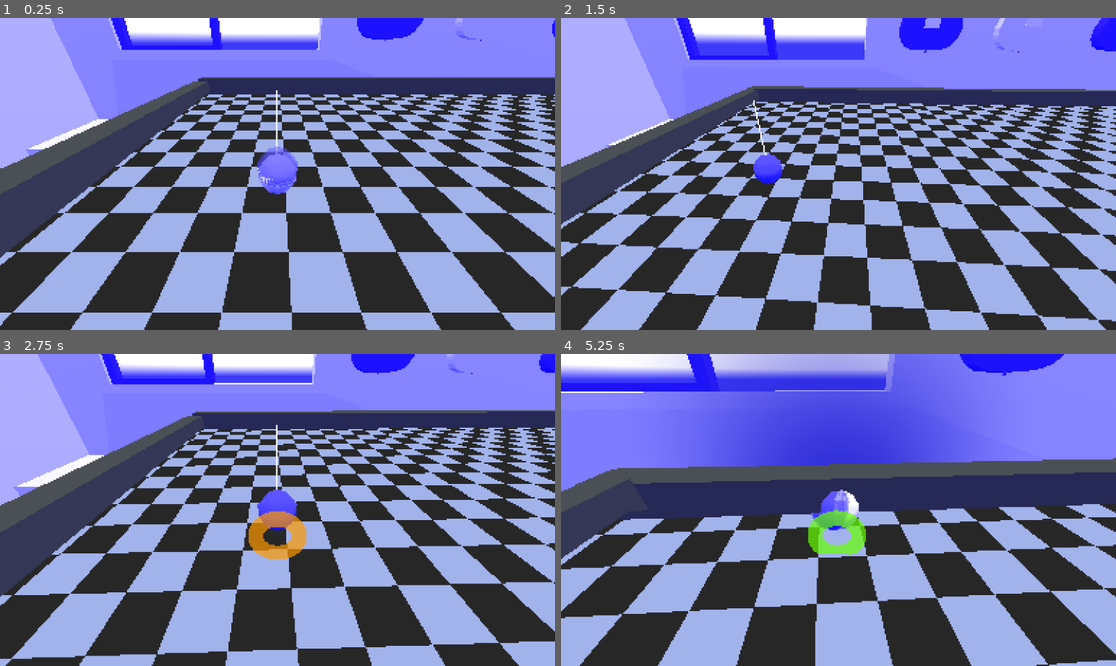
Above: before the commit, frames 1-4 (two rows, left to right).
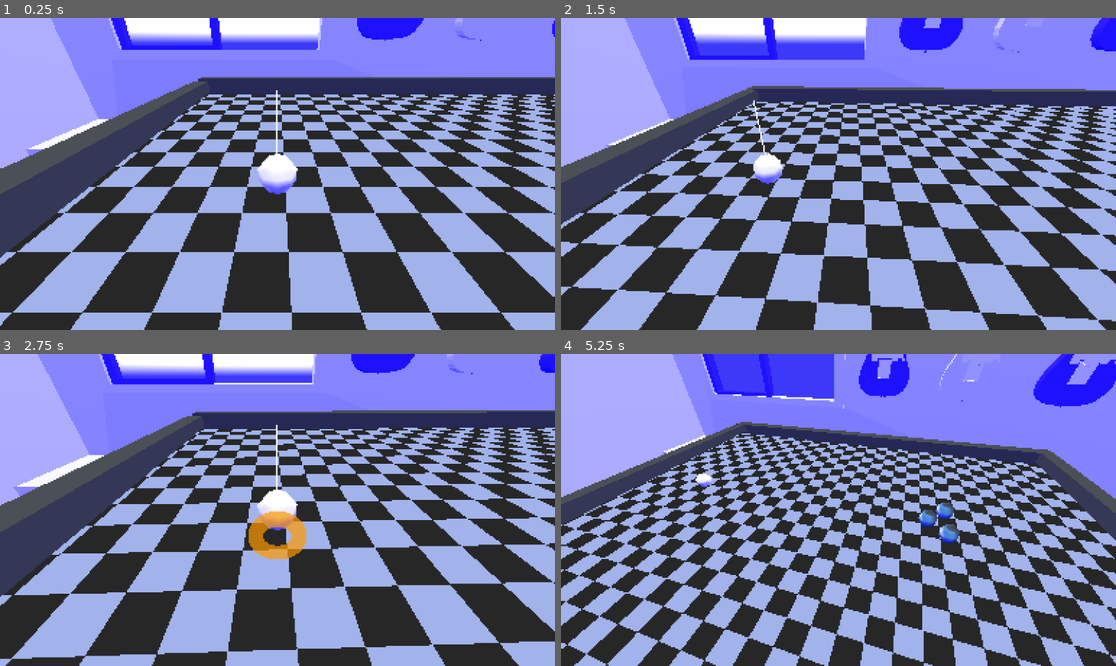
Above: after the commit, the same moments.

Repository: Urteusz/Ballatro
Game: Godot game, scene res://scenes/node_3d.tscn
The game is run twice, just before and just after one commit, with the same random seed, the same clock (stepped at 60 frames per second) and the same inputs. The engine's default icon, where the game draws it, is replaced by a stand-in: a white triangle on a blue panel in a dark square.
Inputs (mouse positions are in pixels of both pictures, inside the frame that each line leads up to):
- Up to frame 1 (0.25 s): no input
- Up to frame 2 (1.5 s): move the mouse to (866, 174) at 0.52 s; hold D (next_camera_target) 0.53-1.28 s; move the mouse to (810, 174) at 1.27 s; tap A (previous_camera_target) at 1.35 s
- Up to frame 3 (2.75 s): move the mouse to (288, 503) at 2.02 s; hold W (push_ball) from 2.03 s (still down)
- Up to frame 4 (5.25 s): move the mouse to (832, 516) at 2.77 s; release W (push_ball) at 2.78 s; tap Tab (toggle_mouse_capture) at 2.85 s; move the mouse to (1005, 556) at 3.52 s; hold D (next_camera_target) 3.53-4.28 s; tap F5 (reload_scene, bound only after the commit) at 4.15 s; move the mouse to (672, 463) at 4.27 s; tap A (previous_camera_target) at 4.35 s; move the mouse to (866, 510) at 5.02 s; hold W (push_ball) from 5.03 s (still down)

The runs differ from the first frame. In frame 1, 0.7% of the frame differs, in the area x 46-54%, y 41-55%; in frame 2, 0.4%; in frame 3, 0.6%; in frame 4, 69%, in the area x 0-100%, y 0-100%.

Commit message:
Dodaj przycisk do przeladowania sceny

Diff:
--- a/project.godot
+++ b/project.godot
@@ -37,3 +37,8 @@
 "events": [Object(InputEventKey,"resource_local_to_scene":false,"resource_name":"","device":-1,"window_id":0,"alt_press …(195 unchanged characters)…
 ]
 }
+reload_scene={
+"deadzone": 0.2,
+"events": [Object(InputEventKey,"resource_local_to_scene":false,"resource_name":"","device":-1,"window_id":0,"alt_pressed":false,"shift_pressed":false,"ctrl_pressed":false,"meta_pressed":false,"pressed":false,"keycode":0,"physical_keycode":4194336,"key_label":0,"unicode":0,"location":0,"echo":false,"script":null)
+]
+}
--- a/scenes/node_3d.tscn
+++ b/scenes/node_3d.tscn
@@ -237,6 +237,7 @@
 surface_material_override/0 = SubResource("StandardMaterial3D_q712h")
 
 [node name="GPUParticles3D" type="GPUParticles3D" parent="SubViewportContainer/SubViewport/Table/PlayerBall"]
+visible = false
 process_material = SubResource("ParticleProcessMaterial_1enmr")
 draw_pass_1 = SubResource("SphereMesh_aj7ea")
 
--- a/scripts/camera.gd
+++ b/scripts/camera.gd
@@ -83,6 +83,9 @@
 		else:
 			Input.set_mouse_mode(Input.MOUSE_MODE_CAPTURED)
 
+	if event.is_action_pressed("reload_scene"):
+		reload_current_scene()
+
 # Kamera przechodzi po kulach w kolejnosci w jakiej zostaly dodane do listy
 #	zamiast tego powinno dac sie zmieniac pomiedzy najblizszymi kulami
 func update_camera_target():
@@ -102,3 +105,8 @@
 
 func get_camera_theta() -> float:
 	return theta
+
+func reload_current_scene() -> void:
+	var error_code = get_tree().reload_current_scene()
+	if error_code != OK:
+		print("Error reloading scene: ", error_code)
